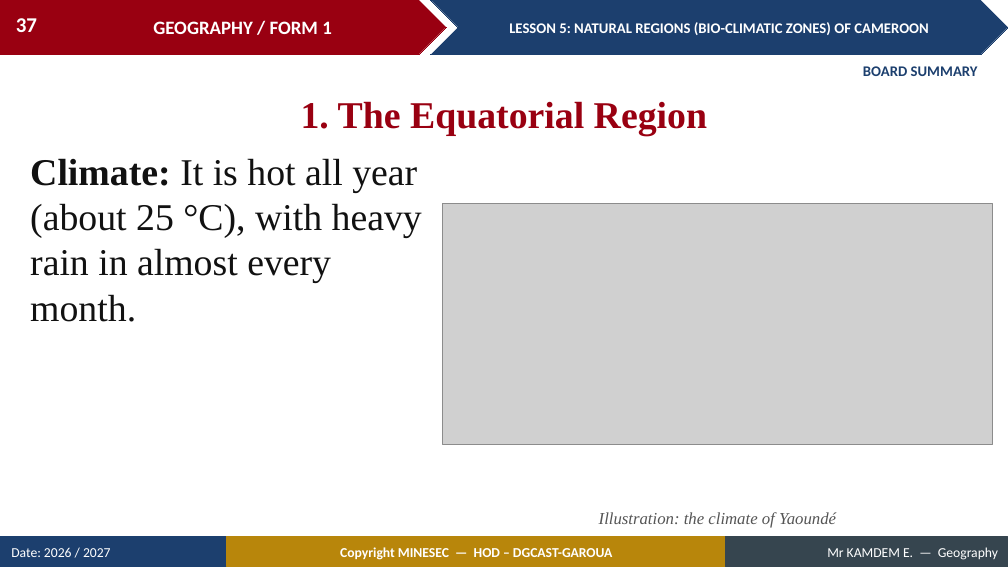
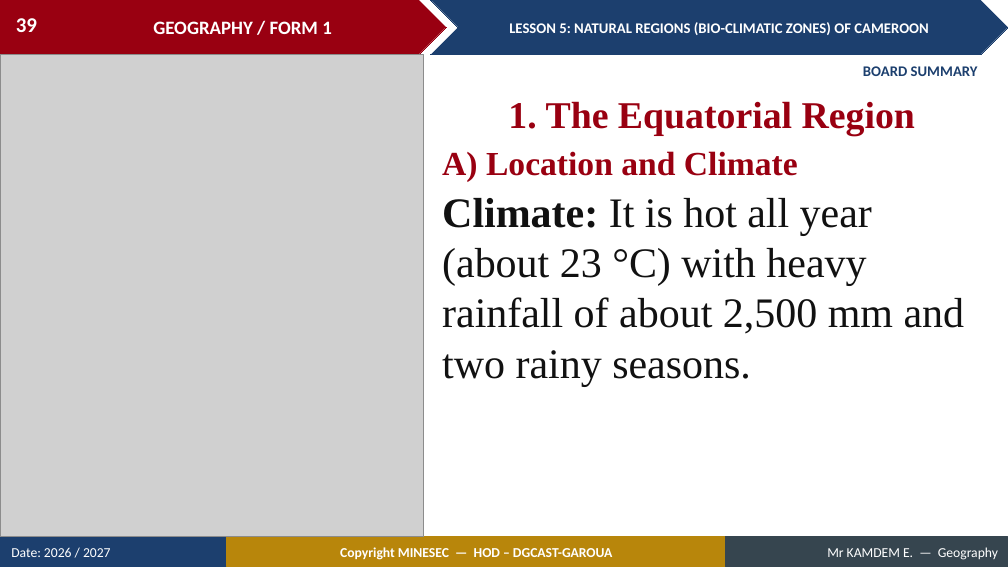
Before and after one commit to Berthautk/linea-github, a slide deck: slide 39 of lecons/F1/08_F1_M2_L05_Natural_Regions_Bio_climatic_Zones_of_Cameroon.pptx (slide 37 before the commit). Drawn at 1008x567 pixels with LibreOffice and Linux fonts; fonts in the diff are those of the drawing; grey boxes stand for pictures. Boxes give left, top, right and bottom in pixels: in the first picture for what was removed or moved away, otherwise in the second. Text is boxed around its words. In the diff, an @@ line names an element or a change of style, - is before the commit and + after.

```diff
--- a/lecons/F1/08_F1_M2_L05_Natural_Regions_Bio_climatic_Zones_of_Cameroon.pptx
+++ b/lecons/F1/08_F1_M2_L05_Natural_Regions_Bio_climatic_Zones_of_Cameroon.pptx
@@ page number at box(16, 18, 37, 32): text changed @@
-37
+39
@@ picture added at box(0, 54, 423, 537) @@
@@ text "1. The Equatorial Region": place and size @@
-text "1. The Equatorial Region" at box(301, 101, 707, 136)
+text "1. The Equatorial Region" at box(508, 101, 915, 136)
@@ text removed at box(30, 158, 422, 322) @@
-Climate: It is hot all year (about 25 °C), with heavy rain in almost every month.
@@ text added at box(442, 151, 798, 182), 32 pt, text #990011, bold @@
+A) Location and Climate
@@ text at box(442, 198, 965, 386): text changed; size 16 to 40 pt; text colour #555555 to #111111; italic off @@
-Illustration: the climate of Yaoundé
+Climate: It is hot all year (about 23 °C) with heavy rainfall of about 2,500 mm and two rainy seasons.
@@ text "Climate: It is hot all ..." at box(442, 198, 965, 386): vertical alignment middle to top @@
@@ picture removed at box(442, 203, 993, 445) @@
```
Also in this commit, not shown: 32 other slides changed, 20 slides added, 4 slides removed, 5 other files.
